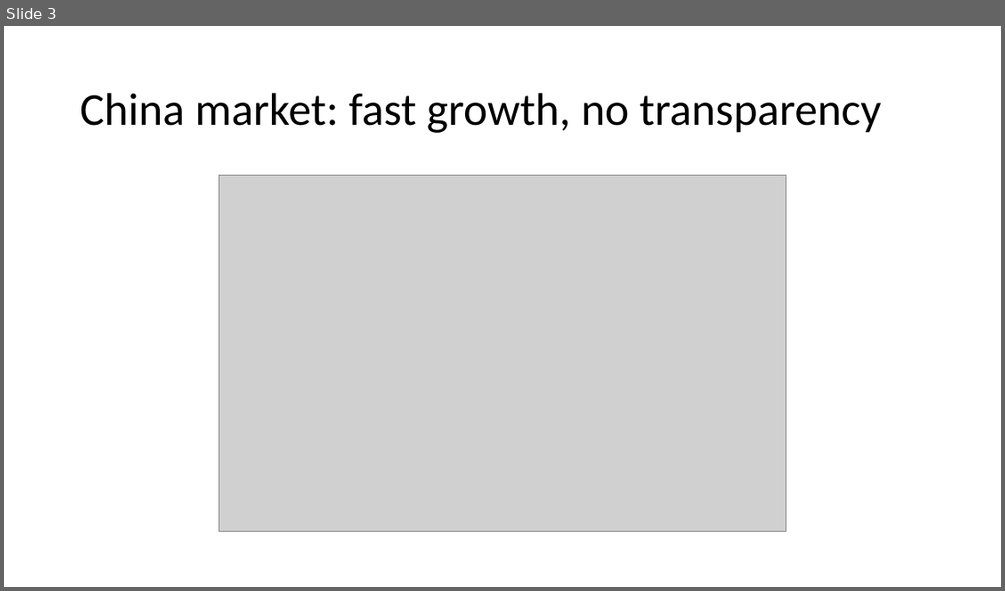
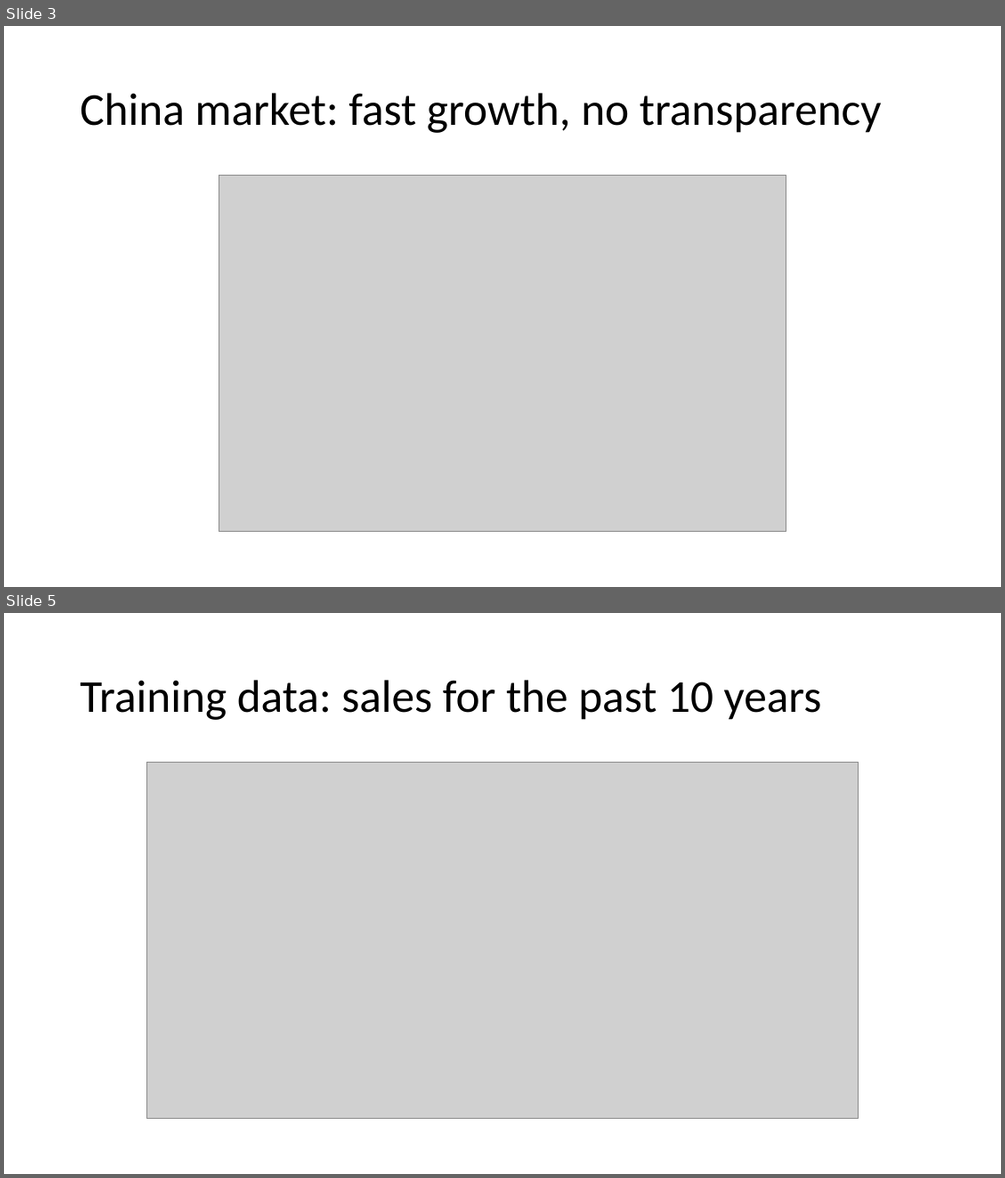
Before and after one commit to artem-chemist-learning/W271, a slide deck: HW/HW_13/Iodine sales forecast for China market.pptx. Shown one above the other, each under a label of ours: slide 3 before the commit, slides 3 and 5 after it; the slides between them are not shown. The pictures are 1005x591 and 1005x1178 pixels, drawn with LibreOffice and Linux fonts; fonts in the diff are those of the drawing; grey boxes stand for pictures. Boxes give left, top, right and bottom in pixels: in the first picture for what was removed or moved away, otherwise in the second. Text is boxed around its words. In the diff, an @@ line names an element or a change of style, - is before the commit and + after.

```diff
--- a/HW/HW_13/Iodine sales forecast for China market.pptx
+++ b/HW/HW_13/Iodine sales forecast for China market.pptx
@@ slide 5 added at (x1=4, y1=613, x2=1001, y2=1174), background #FFFFFF @@
@@ title added at (x1=80, y1=680, x2=822, y2=720), 44 pt, text #000000 @@
+Training data: sales for the past 10 years
@@ picture added at (x1=146, y1=763, x2=858, y2=1119) @@
```
Also in this commit, not shown: 3 slides changed, 4 other slides added, 2 slides removed, 3 other files.
